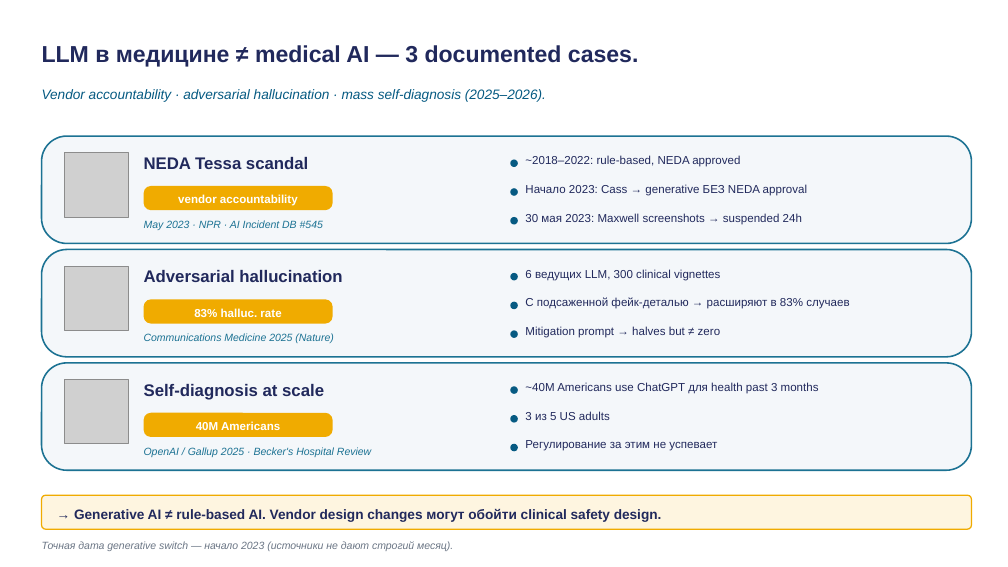
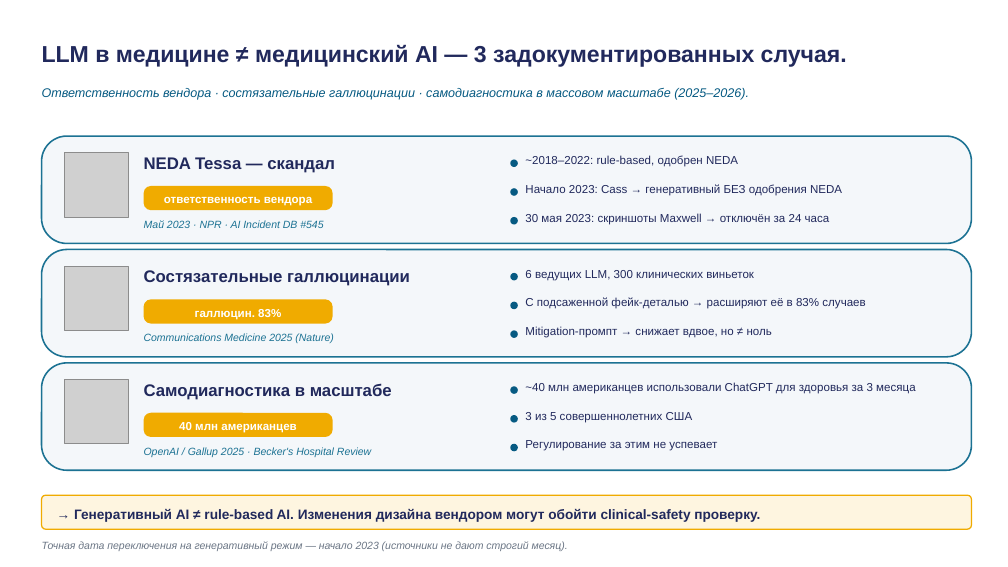
Before and after one commit to tellina-study/AI-usage-lessons, a slide deck: slide 23 of library/lectures/lec-04/rendered/lec-04.pptx. Drawn at 1008x567 pixels with LibreOffice and Linux fonts; fonts in the diff are those of the drawing; grey boxes stand for pictures. Boxes give left, top, right and bottom in pixels: in the first picture for what was removed or moved away, otherwise in the second. Text is boxed around its words. In the diff, an @@ line names an element or a change of style, - is before the commit and + after.

```diff
--- a/library/lectures/lec-04/rendered/lec-04.pptx
+++ b/library/lectures/lec-04/rendered/lec-04.pptx
@@ text at (42,44,847,67): text changed @@
-LLM в медицине ≠ medical AI — 3 documented cases.
+LLM в медицине ≠ медицинский AI — 3 задокументированных случая.
@@ text at (42,88,749,100): text changed; size 13 to 12 pt @@
-Vendor accountability · adversarial hallucination · mass self-diagnosis (2025–2026).
+Ответственность вендора · состязательные галлюцинации · самодиагностика в массовом масштабе (2025–2026).
@@ text at (144,157,335,173): text changed @@
-NEDA Tessa scandal
+NEDA Tessa — скандал
@@ text at (525,155,738,167): text changed @@
-~2018–2022: rule-based, NEDA approved
+~2018–2022: rule-based, одобрен NEDA
@@ text at (164,196,312,206): text changed @@
-vendor accountability
+ответственность вендора
@@ text at (525,184,842,196): text changed @@
-Начало 2023: Cass → generative БЕЗ NEDA approval
+Начало 2023: Cass → генеративный БЕЗ одобрения NEDA
@@ text at (144,220,323,228): text changed @@
-May 2023 · NPR · AI Incident DB #545
+Май 2023 · NPR · AI Incident DB #545
@@ text at (525,213,830,225): text changed @@
-30 мая 2023: Maxwell screenshots → suspended 24h
+30 мая 2023: скриншоты Maxwell → отключён за 24 часа
@@ text at (144,270,410,286): text changed @@
-Adversarial hallucination
+Состязательные галлюцинации
@@ text at (525,297,865,309): text changed @@
-С подсаженной фейк-деталью → расширяют в 83% случаев
+С подсаженной фейк-деталью → расширяют её в 83% случаев
@@ text at (525,270,754,281): text changed @@
-6 ведущих LLM, 300 clinical vignettes
+6 ведущих LLM, 300 клинических виньеток
@@ text at (195,309,281,320): text changed @@
-83% halluc. rate
+галлюцин. 83%
@@ text at (525,326,772,338): text changed @@
-Mitigation prompt → halves but ≠ zero
+Mitigation-промпт → снижает вдвое, но ≠ ноль
@@ text at (144,383,392,400): text changed @@
-Self-diagnosis at scale
+Самодиагностика в масштабе
@@ text at (525,382,916,394): text changed @@
-~40M Americans use ChatGPT для health past 3 months
+~40 млн американцев использовали ChatGPT для здоровья за 3 месяца
@@ text at (525,412,693,423): text changed @@
-3 из 5 US adults
+3 из 5 совершеннолетних США
@@ text at (179,422,296,433): text changed @@
-40M Americans
+40 млн американцев
@@ text at (74,509,760,522): text changed @@
-→ Generative AI ≠ rule-based AI. Vendor design changes могут обойти clinical safety design.
+→ Генеративный AI ≠ rule-based AI. Изменения дизайна вендором могут обойти clinical-safety проверку.
@@ text at (42,541,568,551): text changed @@
-Точная дата generative switch — начало 2023 (источники не дают строгий месяц).
+Точная дата переключения на генеративный режим — начало 2023 (источники не дают строгий месяц).
```
Also in this commit, not shown: 25 other slides changed, 1 slide added, 1 slide removed, 35 other files.
